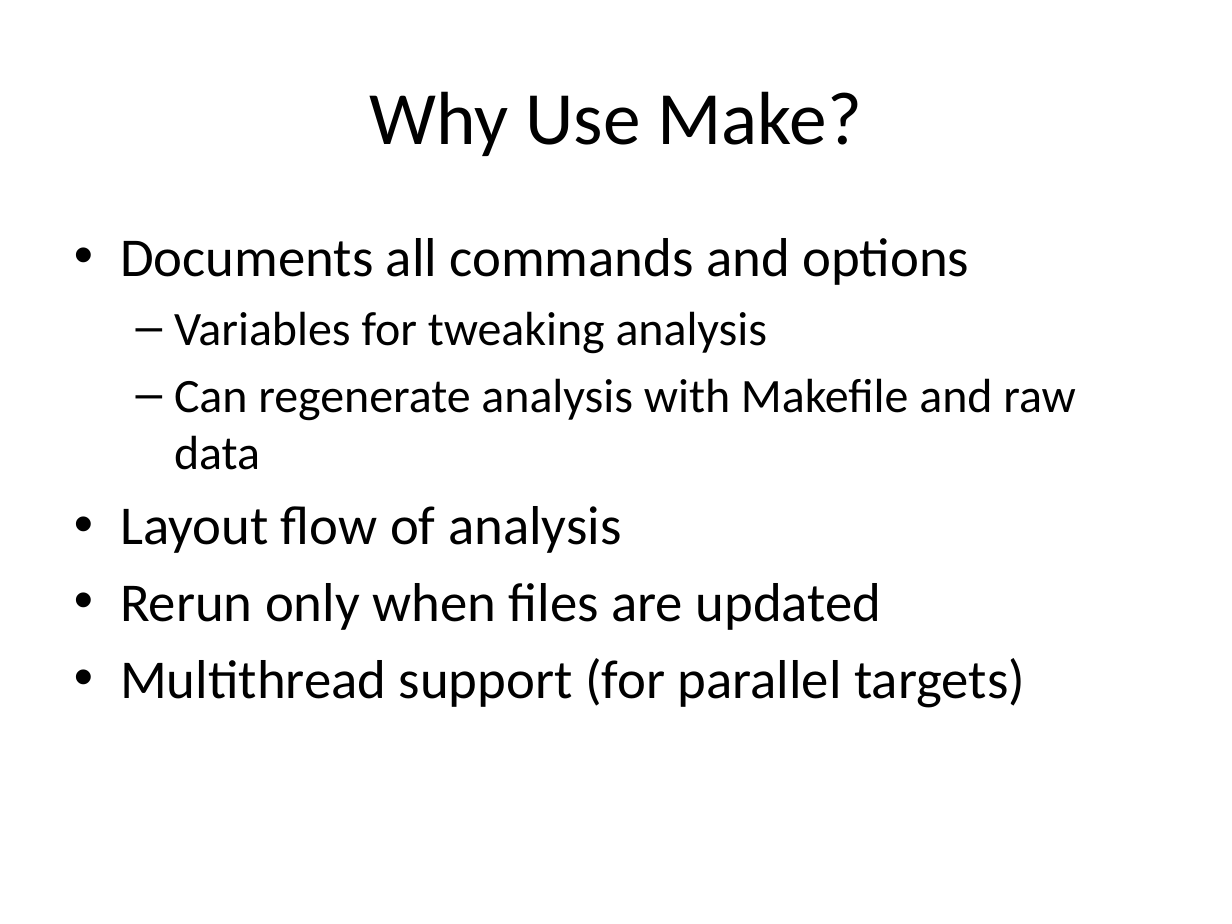
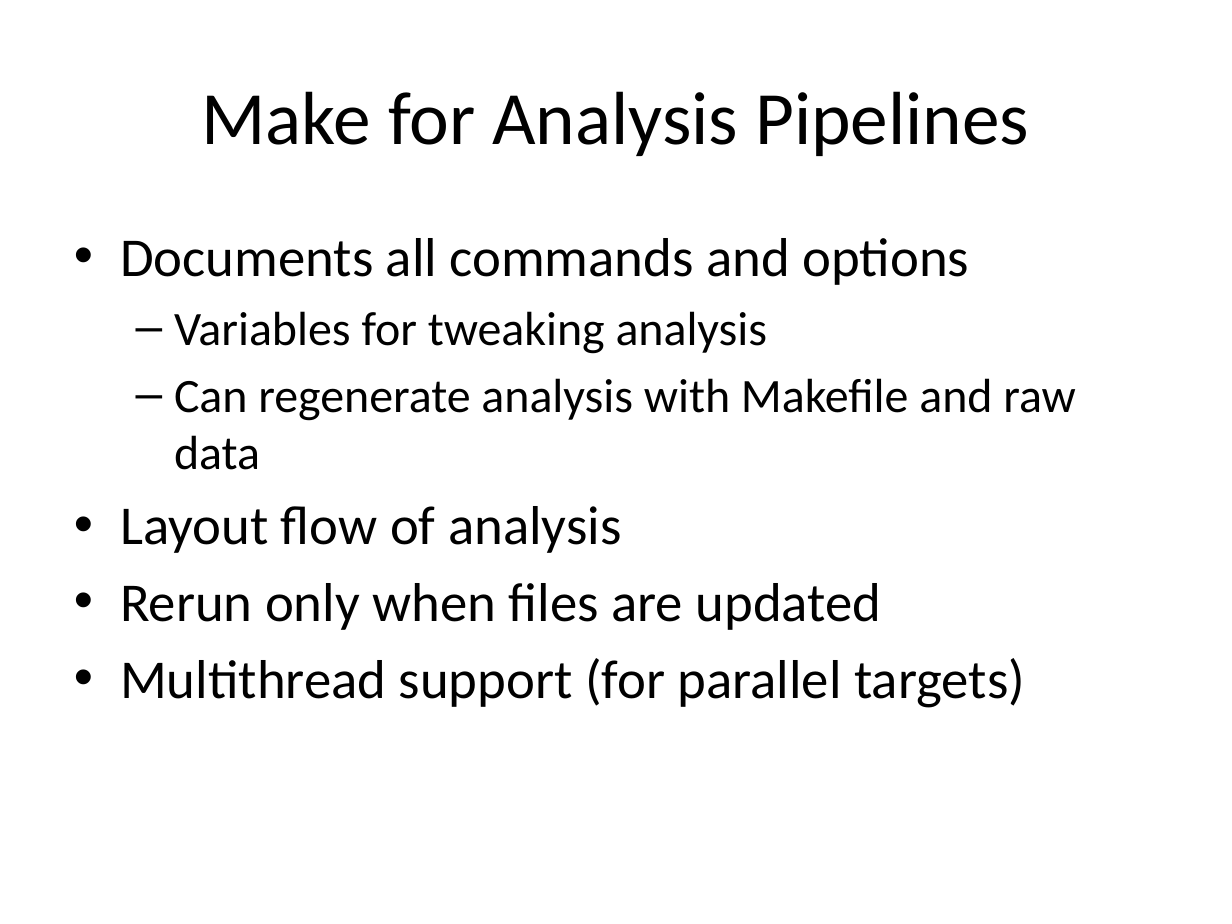
Before and after one commit to fishjord/make_swc_quickstart, a slide deck: slide 5 of make_swc_quickstart.pptx. Drawn at 1232x924 pixels with LibreOffice and Linux fonts; fonts in the diff are those of the drawing. Boxes give left, top, right and bottom in pixels: in the first picture for what was removed or moved away, otherwise in the second. Text is boxed around its words. In the diff, an @@ line names an element or a change of style, - is before the commit and + after.

```diff
--- a/make_swc_quickstart.pptx
+++ b/make_swc_quickstart.pptx
@@ title at [201,91,1029,156]: text changed @@
-Why Use Make?
+Make for Analysis Pipelines
```
Also in this commit, not shown: 2 other slides changed.
